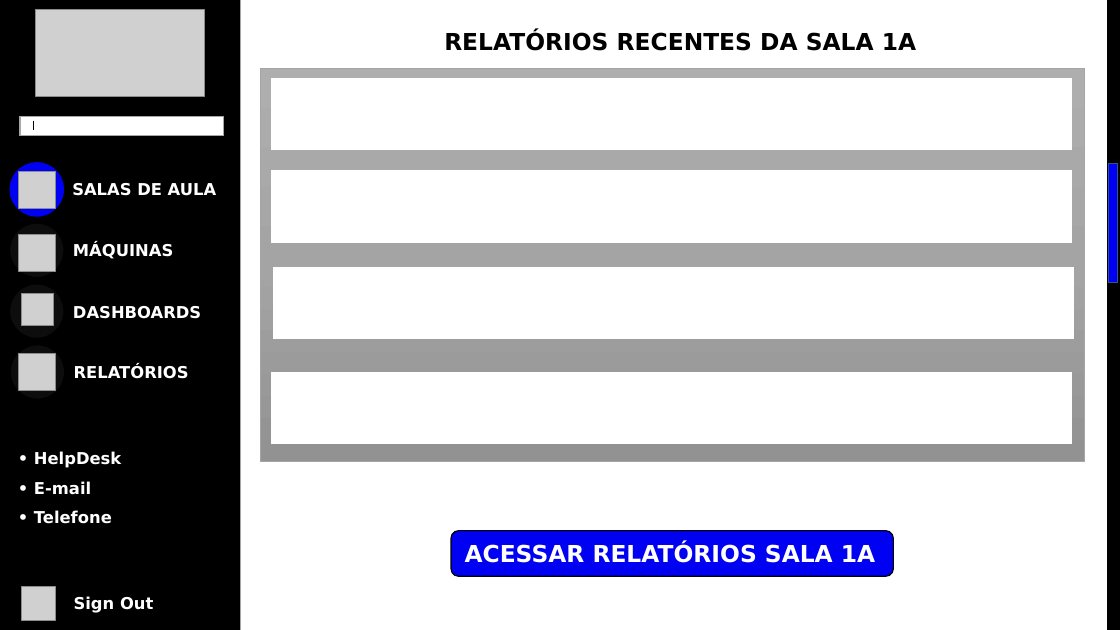
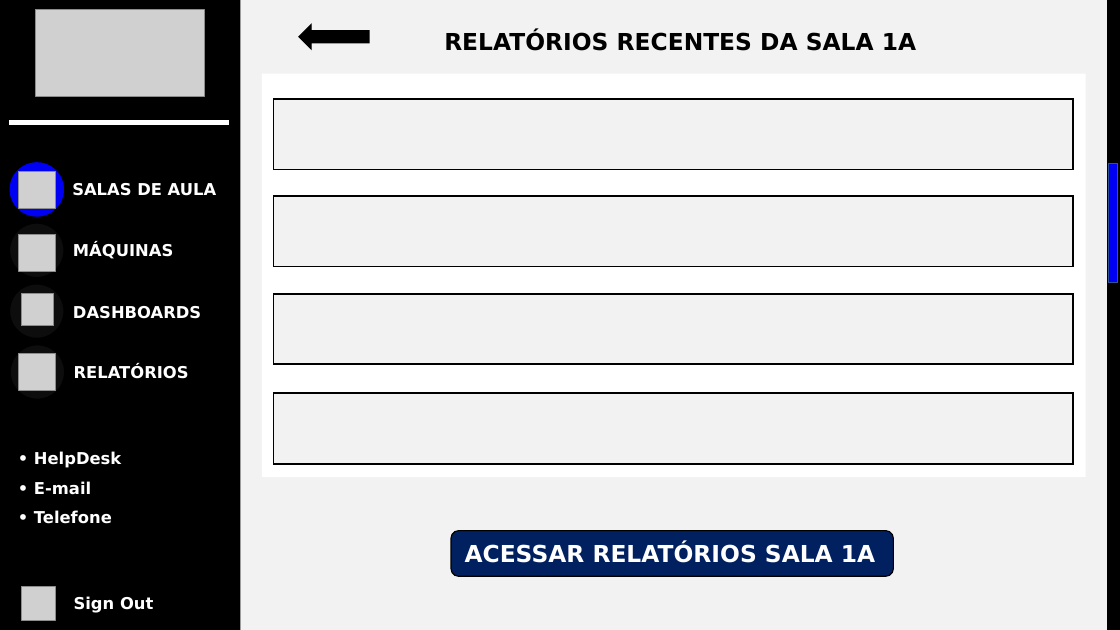
Before and after one commit to BandTec/grupo-04-adsb-20201, a slide deck: slide 5 of Prototipação de Dashboard/Prototipação-de-Tela.pptx. Drawn at 1120x630 pixels with LibreOffice and Linux fonts; fonts in the diff are those of the drawing; grey boxes stand for pictures. Boxes give left, top, right and bottom in pixels: in the first picture for what was removed or moved away, otherwise in the second. Text is boxed around its words. In the diff, an @@ line names an element or a change of style, - is before the commit and + after.

```diff
--- a/Prototipação de Dashboard/Prototipação-de-Tela.pptx
+++ b/Prototipação de Dashboard/Prototipação-de-Tela.pptx
@@ rectangle added at (0, 0, 1120, 630), fill #F2F2F2 @@
@@ left arrow added at (299, 24, 369, 49), fill #000000, outline #000000 1 pt @@
@@ rectangle: place and size @@
-rectangle at (260, 69, 1085, 461)
+rectangle at (262, 74, 1086, 477)
@@ rectangle at (262, 74, 1086, 477): fill gradient #AFAFAF to #A5A5A5 to #939393 to #FFFFFF; outline #A5A5A5 0.5 pt to none @@
@@ rectangle: place and size @@
-rectangle at (272, 79, 1072, 150)
+rectangle at (274, 99, 1074, 170)
@@ rectangle: place and size @@
-rectangle at (20, 117, 223, 135)
+rectangle at (9, 120, 228, 124)
@@ rectangle at (9, 120, 228, 124): outline #A6A6A6 1 pt to #FFFFFF 1 pt @@
@@ rectangle: place and size @@
-rectangle at (272, 171, 1072, 242)
+rectangle at (274, 196, 1074, 266)
@@ fill #FFFFFF to #F2F2F2; outline #FFFFFF 1.5 pt to #000000 1.5 pt in 4 elements at (274, 393, 1074, 464), (274, 99, 1074, 170), (274, 196, 1074, 266), (274, 294, 1074, 365) @@
@@ rectangle: place and size @@
-rectangle at (274, 268, 1074, 339)
+rectangle at (274, 294, 1074, 365)
@@ rectangle: place and size @@
-rectangle at (272, 373, 1072, 444)
+rectangle at (274, 393, 1074, 464)
@@ rounded rectangle at (451, 531, 894, 576): fill #0000F2 to #002060 @@
```
Also in this commit, not shown: 2 other slides changed, 8 slides added.
